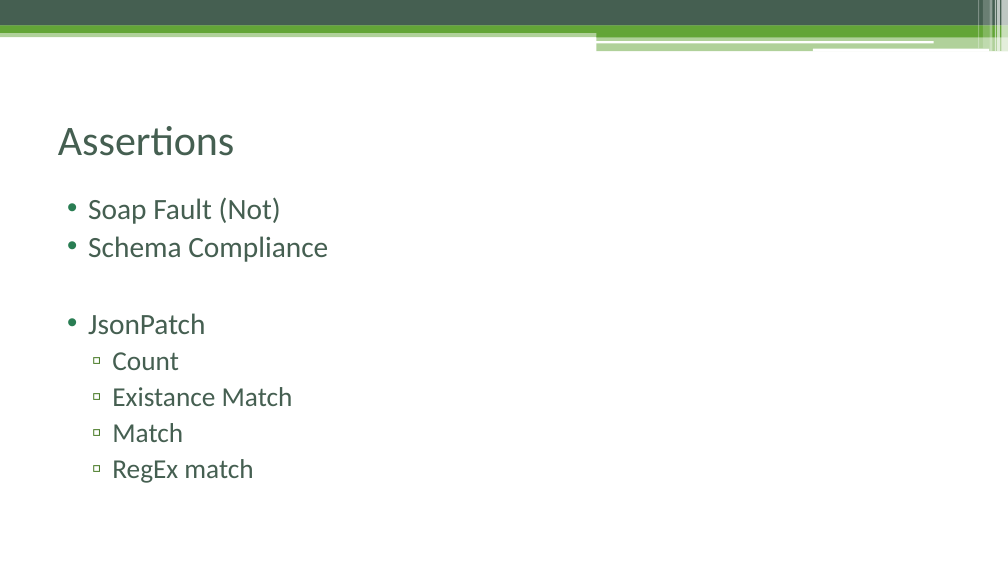
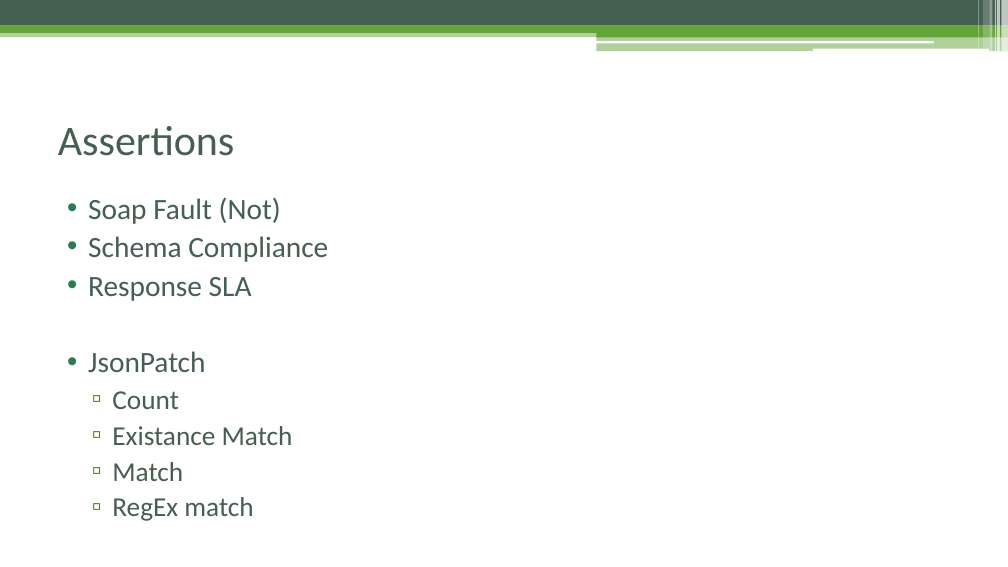
Before and after one commit to czyzyk29/SoapUI_Workshop, a slide deck: slide 29 of Warsztat_soapUI.pptx (slide 31 before the commit). Drawn at 1008x567 pixels with LibreOffice and Linux fonts; fonts in the diff are those of the drawing. Boxes give left, top, right and bottom in pixels: in the first picture for what was removed or moved away, otherwise in the second. Text is boxed around its words. In the diff, an @@ line names an element or a change of style, - is before the commit and + after.

```diff
--- a/Warsztat_soapUI.pptx
+++ b/Warsztat_soapUI.pptx
@@ text at bbox=[88, 277, 252, 301]: paragraph added @@
+• Response SLA
```
Also in this commit, not shown: 15 other slides changed, 2 slides added, 10 other files.
